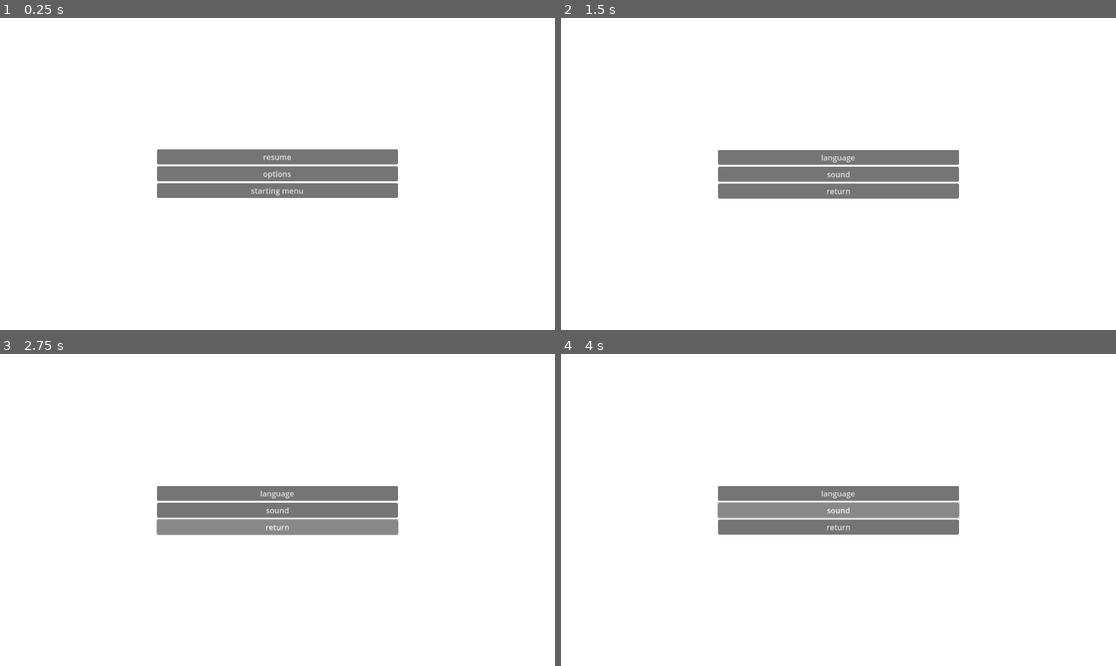
Above: before the commit, frames 1-4 (two rows, left to right).
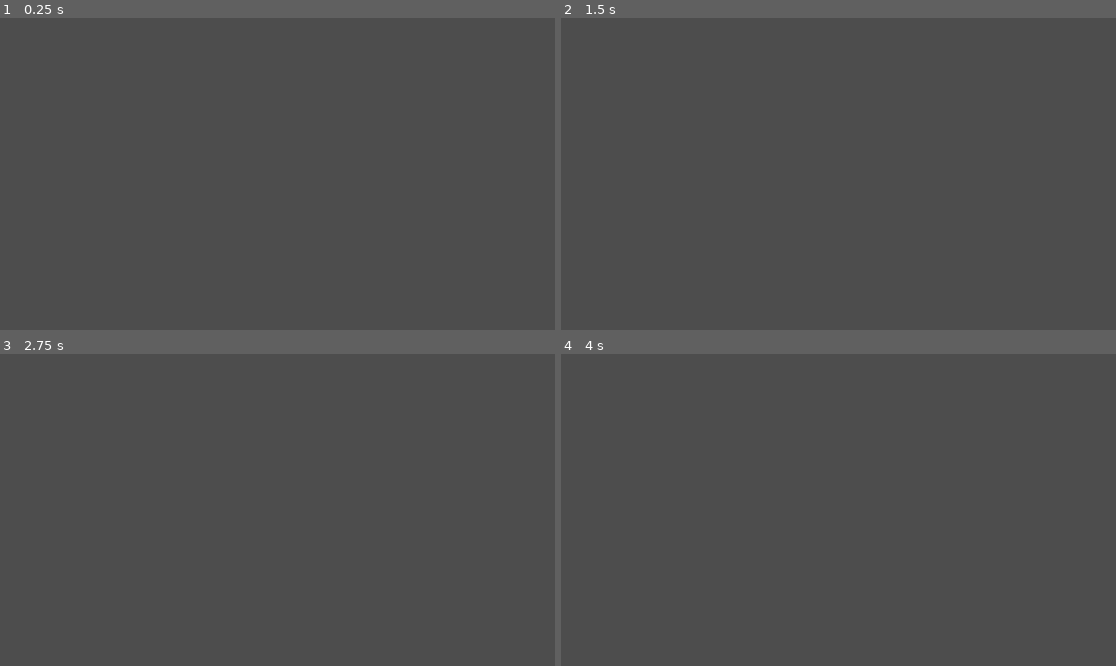
Above: after the commit, the same moments.

Repository: morbidskyy/ThatNightAtWolfstreet
Game: Godot game, scene res://scenes/pause.tscn
Two runs of this game, one before a commit and one after it. Both use one fixed random seed, a clock stepped at 60 frames per second and the inputs below. This scene is started directly instead of the project's main scene.
Inputs (mouse positions are in pixels of both pictures, inside the frame that each line leads up to):
- Up to frame 1 (0.25 s): no input
- Up to frame 2 (1.5 s): click (838, 158) at 0.5 s, where only the run before the commit has a clickable "resume"; click (838, 174) at 1.25 s, where only the run before the commit has a clickable "options"
- Up to frame 3 (2.75 s): click (277, 525) at 2 s, where only the run before the commit has a clickable "return"
- Up to frame 4 (4 s): click (838, 494) at 2.75 s, where only the run before the commit has a clickable "language"; click (838, 510) at 3.5 s, where only the run before the commit has a clickable "sound"

The runs differ from the first frame. In frame 1, 100% of the frame differs, in the area x 0-100%, y 0-100%; in frame 2, 100%; in frame 3, 100%; in frame 4, 100%.

Commit message:
updated the resume screen

Diff:
--- /dev/null
+++ b/assets/shaders/pause_blur.gdshader
@@ -0,0 +1,9 @@
+shader_type canvas_item;
+uniform sampler2D SCREEN_TEXTURE: hint_screen_texture, filter_linear_mipmap;
+
+uniform float lod: hint_range(0.0, 5) = 0.0;
+
+void fragment(){
+	vec4 color = texture(SCREEN_TEXTURE, SCREEN_UV, lod);
+	COLOR = color;
+	}
--- a/scenes/options.tscn
+++ b/scenes/options.tscn
@@ -1,6 +1,6 @@
 [gd_scene load_steps=3 format=3 uid="uid://bp8aybmax04se"]
 
-[ext_resource type="Script" uid="uid://165f7od4it4x" path="res://scripts/options_buttons.gd" id="1_c2u1v"]
+[ext_resource type="Script" uid="uid://165f7od4it4x" path="res://scripts/options.gd" id="1_c2u1v"]
 
 [sub_resource type="CanvasTexture" id="CanvasTexture_6p1h6"]
 
--- a/scenes/pause.tscn
+++ b/scenes/pause.tscn
@@ -1,50 +1,131 @@
-[gd_scene load_steps=3 format=3 uid="uid://i5apm5v3kqve"]
+[gd_scene load_steps=7 format=3 uid="uid://i5apm5v3kqve"]
 
-[ext_resource type="Script" uid="uid://83mwvlrbjap7" path="res://scripts/pause_bottons.gd" id="1_f1d2v"]
+[ext_resource type="Script" uid="uid://dalqecfu61b00" path="res://scripts/pause.gd" id="1_m0klm"]
+[ext_resource type="Shader" uid="uid://djswrnnqr3c4x" path="res://assets/shaders/pause_blur.gdshader" id="1_r8yp4"]
 
-[sub_resource type="CanvasTexture" id="CanvasTexture_8kpkn"]
+[sub_resource type="ShaderMaterial" id="ShaderMaterial_m0klm"]
+shader = ExtResource("1_r8yp4")
+shader_parameter/lod = 0.0
+
+[sub_resource type="Animation" id="Animation_r8yp4"]
+resource_name = "blur"
+length = 0.2
+tracks/0/type = "value"
+tracks/0/imported = false
+tracks/0/enabled = true
+tracks/0/path = NodePath("pause_blur:material:shader_parameter/lod")
+tracks/0/interp = 1
+tracks/0/loop_wrap = true
+tracks/0/keys = {
+"times": PackedFloat32Array(0, 0.2),
+"transitions": PackedFloat32Array(1, 1),
+"update": 0,
+"values": [0.0, 1.0000000475]
+}
+tracks/1/type = "value"
+tracks/1/imported = false
+tracks/1/enabled = true
+tracks/1/path = NodePath("pause_container:modulate")
+tracks/1/interp = 1
+tracks/1/loop_wrap = true
+tracks/1/keys = {
+"times": PackedFloat32Array(0, 0.2),
+"transitions": PackedFloat32Array(1, 1),
+"update": 0,
+"values": [Color(1, 1, 1, 0), Color(1, 1, 1, 1)]
+}
+
+[sub_resource type="Animation" id="Animation_m0klm"]
+length = 0.001
+tracks/0/type = "value"
+tracks/0/imported = false
+tracks/0/enabled = true
+tracks/0/path = NodePath("pause_blur:material:shader_parameter/lod")
+tracks/0/interp = 1
+tracks/0/loop_wrap = true
+tracks/0/keys = {
+"times": PackedFloat32Array(0),
+"transitions": PackedFloat32Array(1),
+"update": 0,
+"values": [0.0]
+}
+tracks/1/type = "value"
+tracks/1/imported = false
+tracks/1/enabled = true
+tracks/1/path = NodePath("pause_container:modulate")
+tracks/1/interp = 1
+tracks/1/loop_wrap = true
+tracks/1/keys = {
+"times": PackedFloat32Array(0),
+"transitions": PackedFloat32Array(1),
+"update": 0,
+"values": [Color(1, 1, 1, 0)]
+}
+
+[sub_resource type="AnimationLibrary" id="AnimationLibrary_aicil"]
+_data = {
+&"RESET": SubResource("Animation_m0klm"),
+&"blur": SubResource("Animation_r8yp4")
+}
 
 [node name="pause" type="Control"]
+process_mode = 3
 layout_mode = 3
 anchors_preset = 15
 anchor_right = 1.0
 anchor_bottom = 1.0
 grow_horizontal = 2
 grow_vertical = 2
+script = ExtResource("1_m0klm")
 
-[node name="pause_background" type="TextureRect" parent="."]
+[node name="pause_blur" type="ColorRect" parent="."]
+material = SubResource("ShaderMaterial_m0klm")
 layout_mode = 1
 anchors_preset = 15
 anchor_right = 1.0
 anchor_bottom = 1.0
 grow_horizontal = 2
 grow_vertical = 2
-texture = SubResource("CanvasTexture_8kpkn")
 
-[node name="pause_bottons" type="VBoxContainer" parent="."]
-custom_minimum_size = Vector2(500, 0)
-layout_mode = 0
-offset_left = 326.0
-offset_top = 124.0
-offset_right = 826.0
-offset_bottom = 524.0
+[node name="pause_container" type="PanelContainer" parent="."]
+modulate = Color(1, 1, 1, 0)
+layout_mode = 1
+anchors_preset = 8
+anchor_left = 0.5
+anchor_top = 0.5
+anchor_right = 0.5
+anchor_bottom = 0.5
+offset_left = -250.0
+offset_top = -200.0
+offset_right = 250.0
+offset_bottom = 200.0
 grow_horizontal = 2
 grow_vertical = 2
+
+[node name="pause_bottons" type="VBoxContainer" parent="pause_container"]
+custom_minimum_size = Vector2(500, 0)
+layout_mode = 2
+size_flags_stretch_ratio = 0.0
 alignment = 1
-script = ExtResource("1_f1d2v")
 
-[node name="resume" type="Button" parent="pause_bottons"]
+[node name="resume" type="Button" parent="pause_container/pause_bottons"]
 layout_mode = 2
 text = "resume"
 
-[node name="pause_options" type="Button" parent="pause_bottons"]
+[node name="pause_options" type="Button" parent="pause_container/pause_bottons"]
 layout_mode = 2
 text = "options"
 
-[node name="start_menu" type="Button" parent="pause_bottons"]
+[node name="start_menu" type="Button" parent="pause_container/pause_bottons"]
 layout_mode = 2
 text = "starting menu"
 
-[connection signal="pressed" from="pause_bottons/resume" to="pause_bottons" method="_on_resume_pressed"]
-[connection signal="pressed" from="pause_bottons/pause_options" to="pause_bottons" method="_on_pause_options_pressed"]
-[connection signal="pressed" from="pause_bottons/start_menu" to="pause_bottons" method="_on_start_menu_pressed"]
+[node name="AnimationPlayer" type="AnimationPlayer" parent="."]
+libraries = {
+&"": SubResource("AnimationLibrary_aicil")
+}
+
+[connection signal="ready" from="." to="." method="_on_ready"]
+[connection signal="pressed" from="pause_container/pause_bottons/resume" to="." method="_on_resume_pressed"]
+[connection signal="pressed" from="pause_container/pause_bottons/pause_options" to="." method="_on_pause_options_pressed"]
+[connection signal="pressed" from="pause_container/pause_bottons/start_menu" to="." method="_on_start_menu_pressed"]
--- a/scripts/options_buttons.gd
+++ b/scripts/options.gd
@@ -7,4 +7,4 @@
 	pass # Replace with function body.
 
 func _on_options_return_pressed() -> void:
-	pass # Replace with function body.
+	pass
--- /dev/null
+++ b/scripts/pause.gd
@@ -0,0 +1,33 @@
+extends Control
+
+func _on_ready() -> void:
+	$AnimationPlayer.play("RESET")
+	hide()
+
+func resume():
+	get_tree().paused = false
+	$AnimationPlayer.play_backwards("blur")
+	hide()
+
+func pause():
+	get_tree().paused = true
+	$AnimationPlayer.play("blur")
+	show()
+
+func test_esc():
+	if Input.is_action_just_pressed("ui_cancel") and get_tree().paused == false:
+		pause()
+	elif Input.is_action_just_pressed("ui_cancel") and get_tree().paused == true:
+		resume()
+
+func _process(delta: float) -> void:
+	test_esc()
+
+func _on_resume_pressed() -> void:
+	resume()
+
+func _on_pause_options_pressed() -> void:
+	get_tree().change_scene_to_file("res://scenes/options.tscn")
+
+func _on_start_menu_pressed() -> void:
+	get_tree().change_scene_to_file("res://scenes/menu.tscn")
--- a/scripts/pause_bottons.gd
+++ /dev/null
@@ -1,10 +0,0 @@
-extends VBoxContainer
-
-func _on_resume_pressed() -> void:
-	pass # Replace with function body.
-
-func _on_pause_options_pressed() -> void:
-	get_tree().change_scene_to_file("res://scenes/options.tscn")
-
-func _on_start_menu_pressed() -> void:
-	get_tree().change_scene_to_file("res://scenes/menu.tscn")
Not shown, added: assets/shaders/pause_blur.gdshader.uid
Renamed: scripts/options_buttons.gd.uid -> scripts/options.gd.uid
Not shown, added: scripts/pause.gd.uid
Not shown, removed: scripts/pause_bottons.gd.uid
